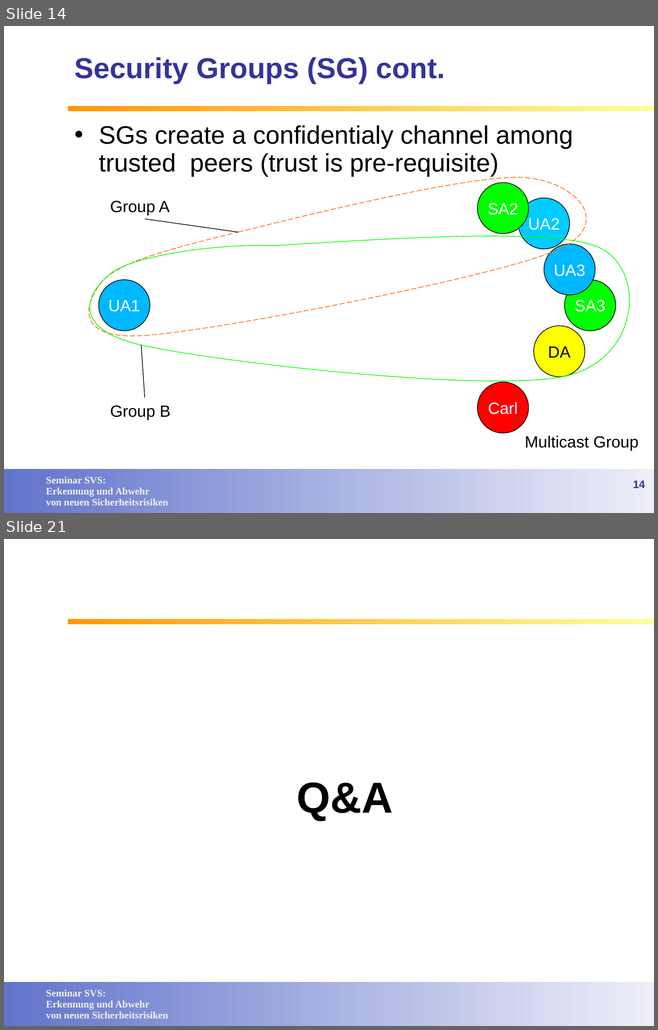
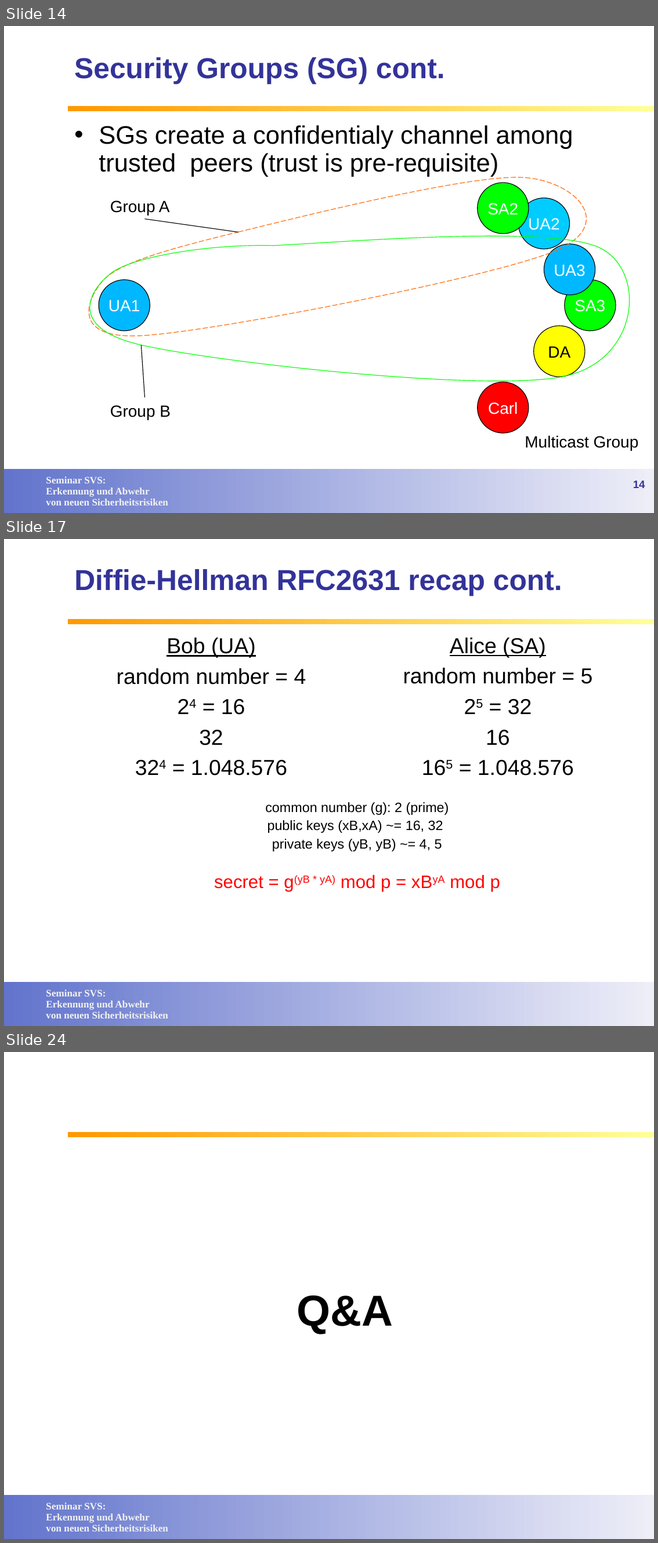
Before and after one commit to lemmy/SecuredSLP, a slide deck: doc/Service Discovery in open networks.ppt. Shown one above the other, each under a label of ours: slides 14 and 21 before the commit, slides 14, 17 and 24 after it; the slides between them are not shown. The pictures are 658x1030 and 658x1543 pixels, drawn with LibreOffice and Linux fonts; fonts in the diff are those of the drawing; background and template pictures are left out. Boxes give left, top, right and bottom in pixels: in the first picture for what was removed or moved away, otherwise in the second. Text is boxed around its words. In the diff, an @@ line names an element or a change of style, - is before the commit and + after.

```diff
--- a/doc/Service Discovery in open networks.ppt
+++ b/doc/Service Discovery in open networks.ppt
@@ slide 17 added at (x1=4, y1=539, x2=654, y2=1026), background #FFFFFF; not listed: 3 template elements that a slide beside it also shows @@
@@ title added at (x1=74, y1=569, x2=562, y2=596), 32 pt, text #333399, bold @@
+Diffie-Hellman RFC2631 recap cont.
@@ text added at (x1=117, y1=638, x2=306, y2=776), 24 pt, text #000000 @@
+Bob (UA)
+random number = 4
+24 = 16
+32
+324 = 1.048.576
@@ text added at (x1=403, y1=638, x2=593, y2=776), 24 pt, text #000000 @@
+Alice (SA)
+random number = 5
+25 = 32
+16
+165 = 1.048.576
@@ text added at (x1=214, y1=802, x2=500, y2=892), 15 pt, text #000000 @@
+common number (g): 2 (prime)
+public keys (xB,xA) ~= 16, 32
+private keys (yB, yB) ~= 4, 5
+secret = g(yB * yA) mod p = xByA mod p
@@ what was slide 21 is now slide 24 @@
```
Also in this commit, not shown: 6 slides changed, 4 other slides added, 2 slides removed.
